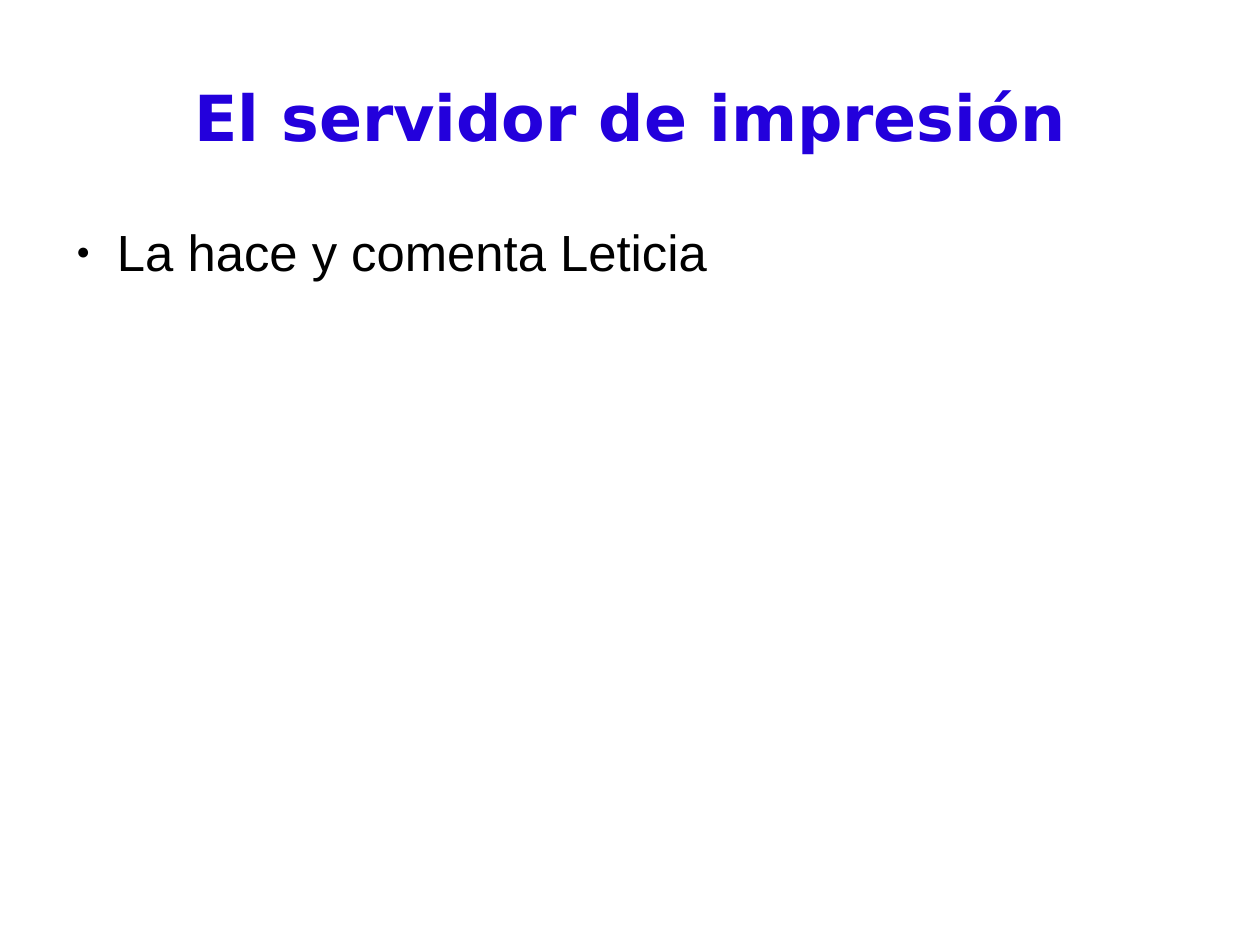
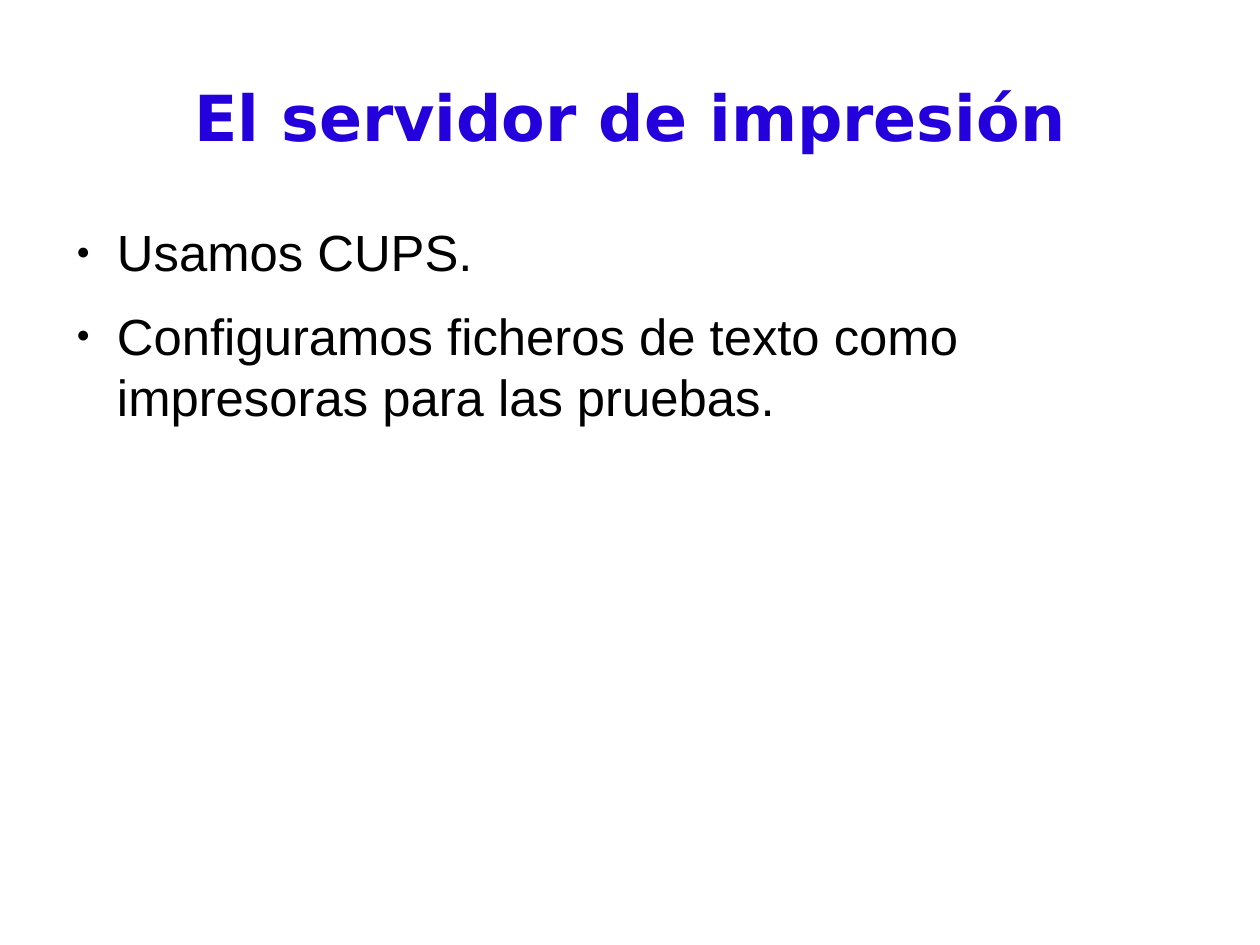
Before and after one commit to BackupTheBerlios/pdassii, a slide deck: slide 23 of Documentos/presentación.odp (slide 17 before the commit). Drawn at 1260x945 pixels with LibreOffice and Linux fonts; fonts in the diff are those of the drawing. Boxes give left, top, right and bottom in pixels: in the first picture for what was removed or moved away, otherwise in the second. Text is boxed around its words. In the diff, an @@ line names an element or a change of style, - is before the commit and + after.

Commit message:
Lo de leticia

```diff
--- a/Documentos/presentación.odp
+++ b/Documentos/presentación.odp
@@ text at bbox=[117, 235, 958, 426]: text changed @@
-● La hace y comenta Leticia
+● Usamos CUPS.
+● Configuramos ficheros de texto como impresoras para las pruebas.
```
Also in this commit, not shown: 4 other slides changed, 6 slides added.
